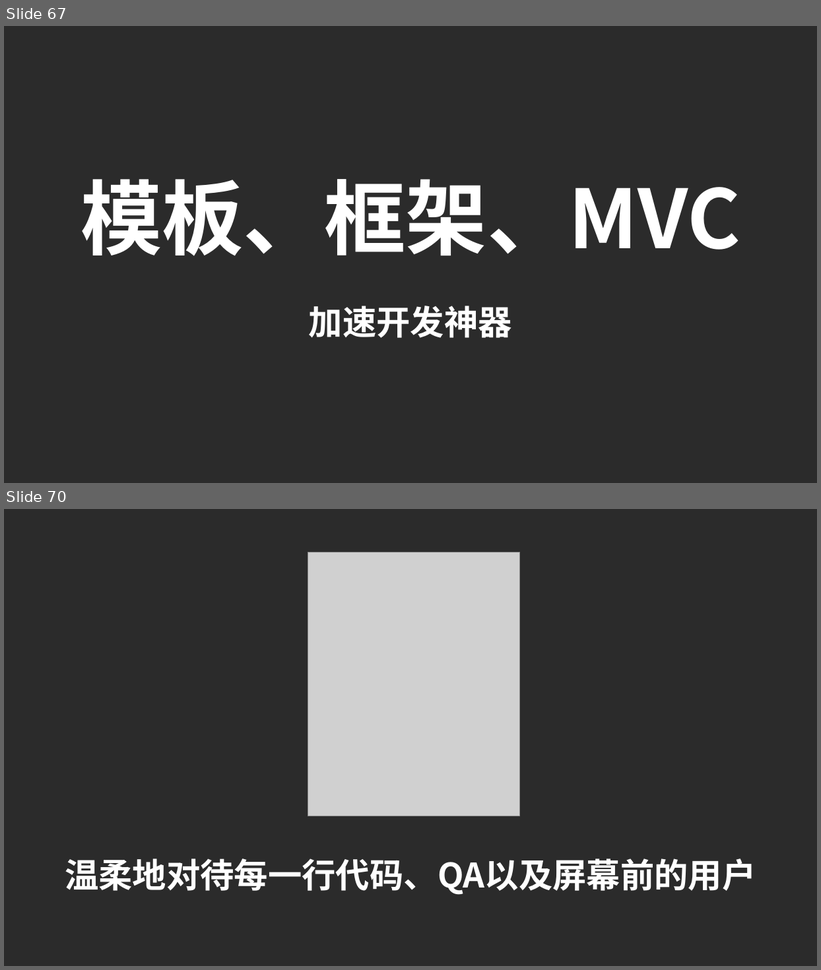
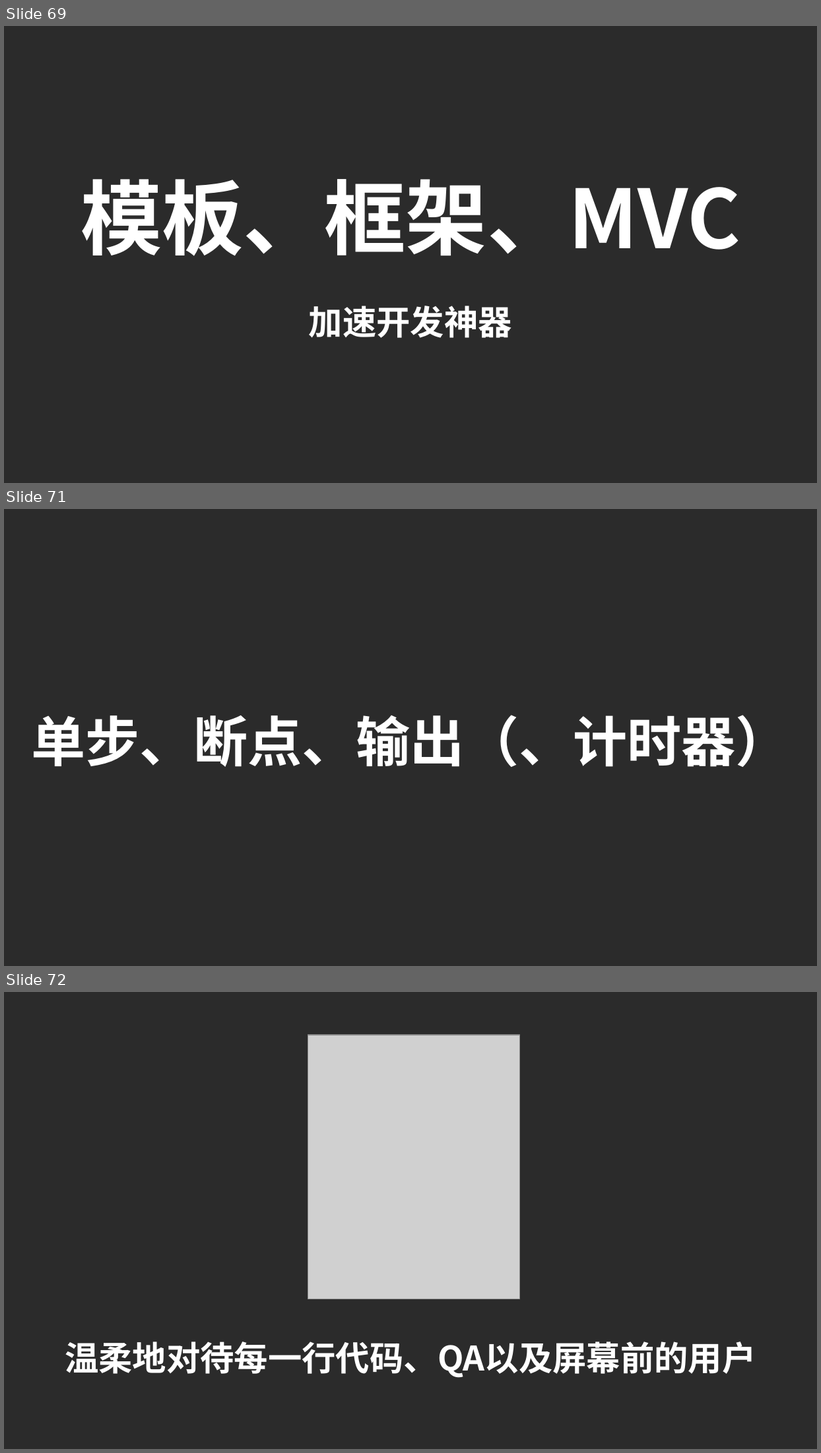
Before and after one commit to SUTFutureCoder/keynote_20141225, a slide deck: keynote2.ppt. Shown one above the other, each under a label of ours: slides 67 and 70 before the commit, slides 69, 71 and 72 after it; the slides between them are not shown. The pictures are 821x970 and 821x1453 pixels, drawn with LibreOffice and Linux fonts; fonts in the diff are those of the drawing; grey boxes stand for pictures; background and template pictures are left out; a plain dark background stands for a picture behind light text. Boxes give left, top, right and bottom in pixels: in the first picture for what was removed or moved away, otherwise in the second. Text is boxed around its words. In the diff, an @@ line names an element or a change of style, - is before the commit and + after.

```diff
--- a/keynote2.ppt
+++ b/keynote2.ppt
@@ slide 71 added at [4,509,817,966], background picture (left out) @@
@@ text added at [31,715,790,767], 48 pt, text #FFFFFF, bold @@
+单步、断点、输出（、计时器）
@@ what was slide 67 is now slide 69 @@
@@ what was slide 70 is now slide 72 @@
```
Also in this commit, not shown: 8 slides changed, 22 other slides added, 17 slides removed, 1 other file.
